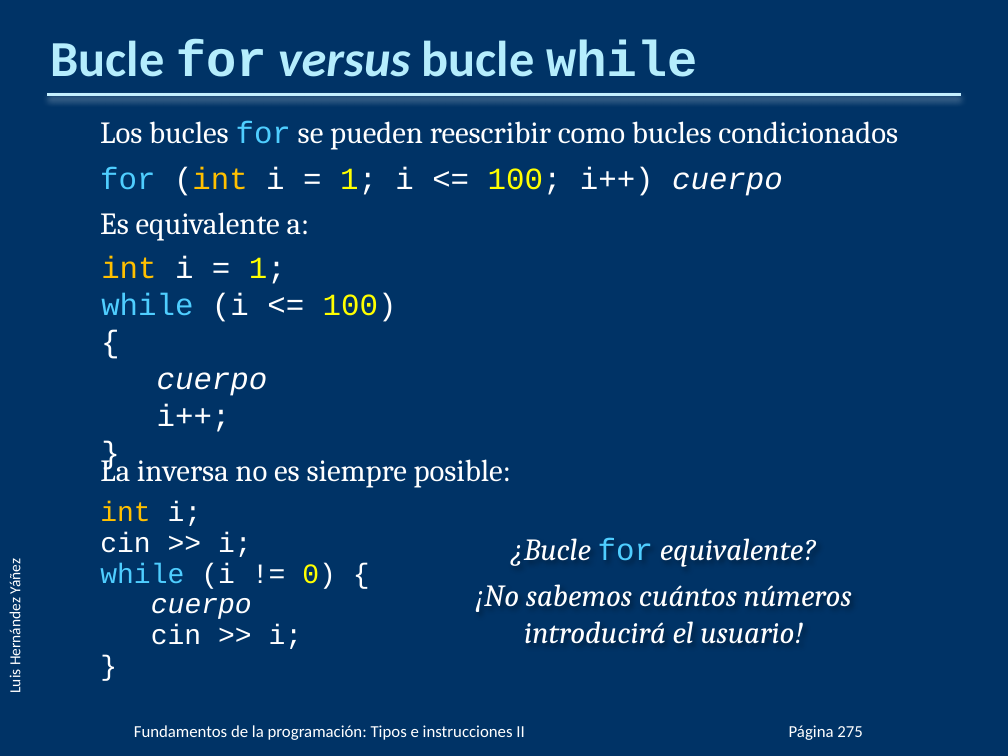
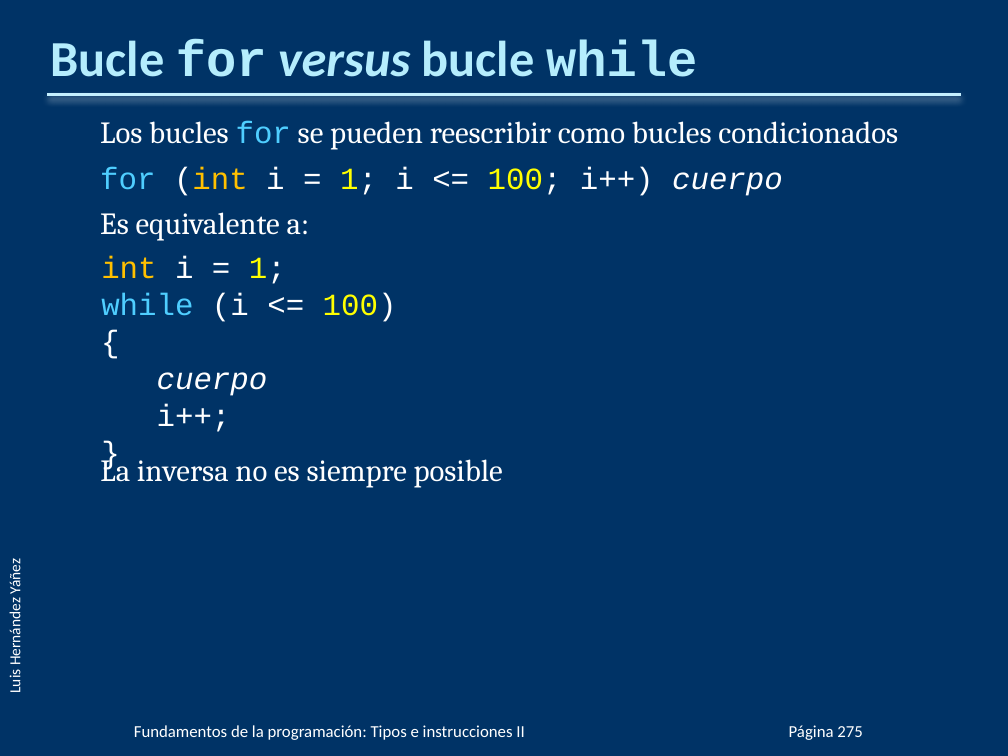
Before and after one commit to cmdgeneration/01-Fundamentos, a slide deck: slide 51 of PPTs/FP03.pptx. Drawn at 1008x756 pixels with LibreOffice and Linux fonts; fonts in the diff are those of the drawing; background and template pictures are left out. Boxes give left, top, right and bottom in pixels: in the first picture for what was removed or moved away, otherwise in the second. Text is boxed around its words. In the diff, an @@ line names an element or a change of style, - is before the commit and + after.

```diff
--- a/PPTs/FP03.pptx
+++ b/PPTs/FP03.pptx
@@ text at bbox=[100, 453, 503, 488]: text changed; size 20 to 22 pt; font Courier New to Cambria @@
-  La inversa no es siempre posible:
-  int i;
-  cin >> i;
-  while (i != 0) {
-  cuerpo
-  cin >> i;
-  }
+  La inversa no es siempre posible
@@ text removed at bbox=[476, 538, 852, 644] @@
-¿Bucle for equivalente?
-¡No sabemos cuántos números
-introducirá el usuario!
```
Also in this commit, not shown: 41 other slides changed, 4 other files.
